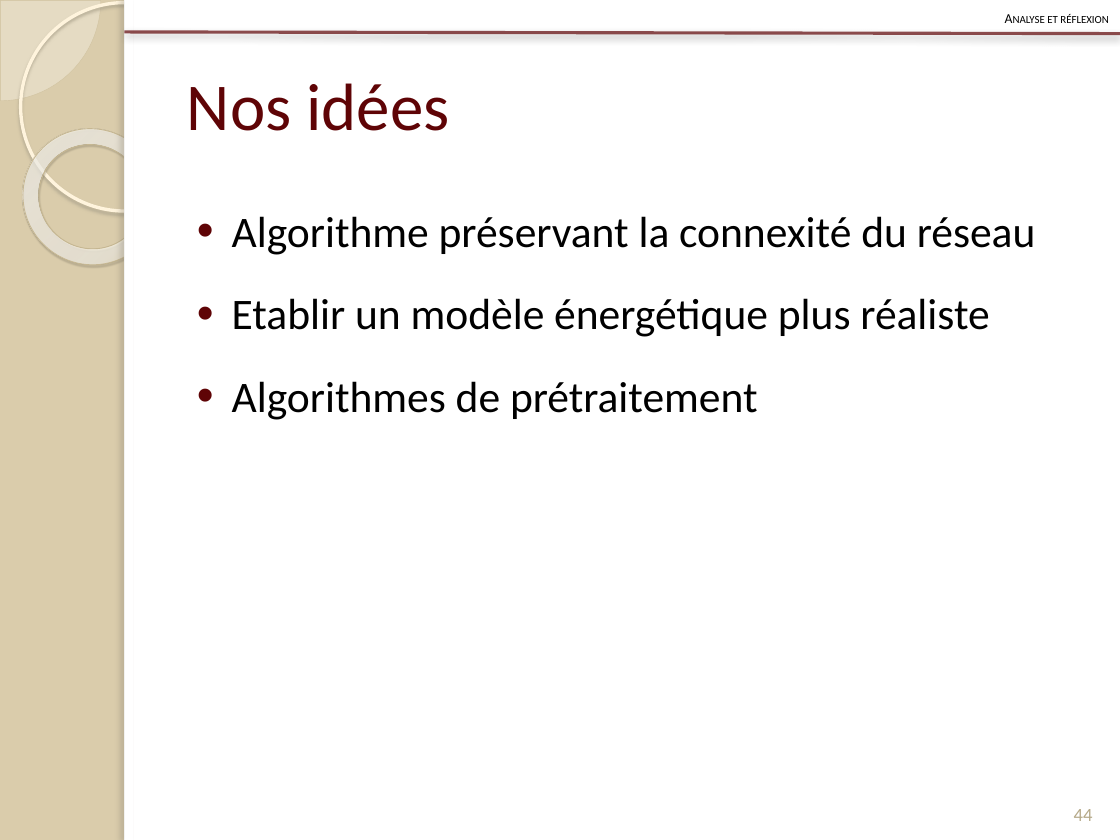
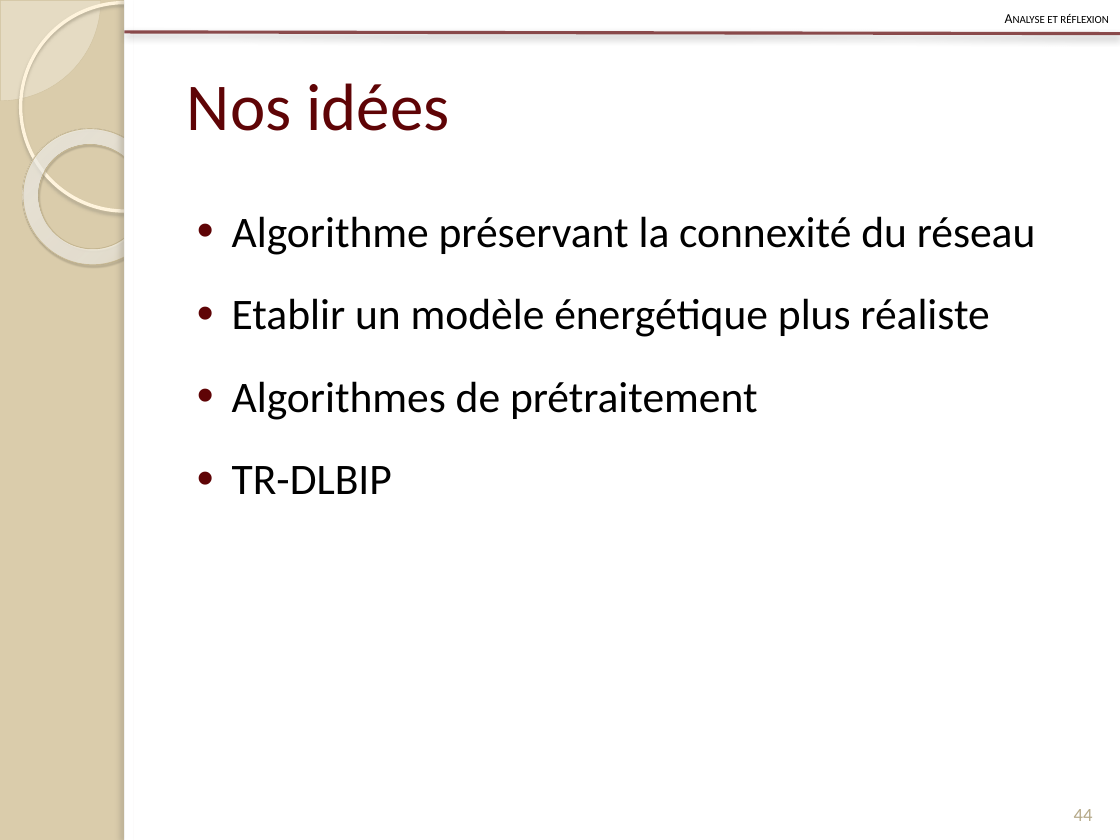
Before and after one commit to Patre/Energy-saving-in-sensors--networks, a slide deck: slide 44 of Redaction/Presentation/pres.pptx. Drawn at 1120x840 pixels with LibreOffice and Linux fonts; fonts in the diff are those of the drawing. Boxes give left, top, right and bottom in pixels: in the first picture for what was removed or moved away, otherwise in the second. Text is boxed around its words. In the diff, an @@ line names an element or a change of style, - is before the commit and + after.

```diff
--- a/Redaction/Presentation/pres.pptx
+++ b/Redaction/Presentation/pres.pptx
@@ text at (232,466,392,494): paragraph added @@
+• TR-DLBIP
```
Also in this commit, not shown: 10 other slides changed, 2 other files.
